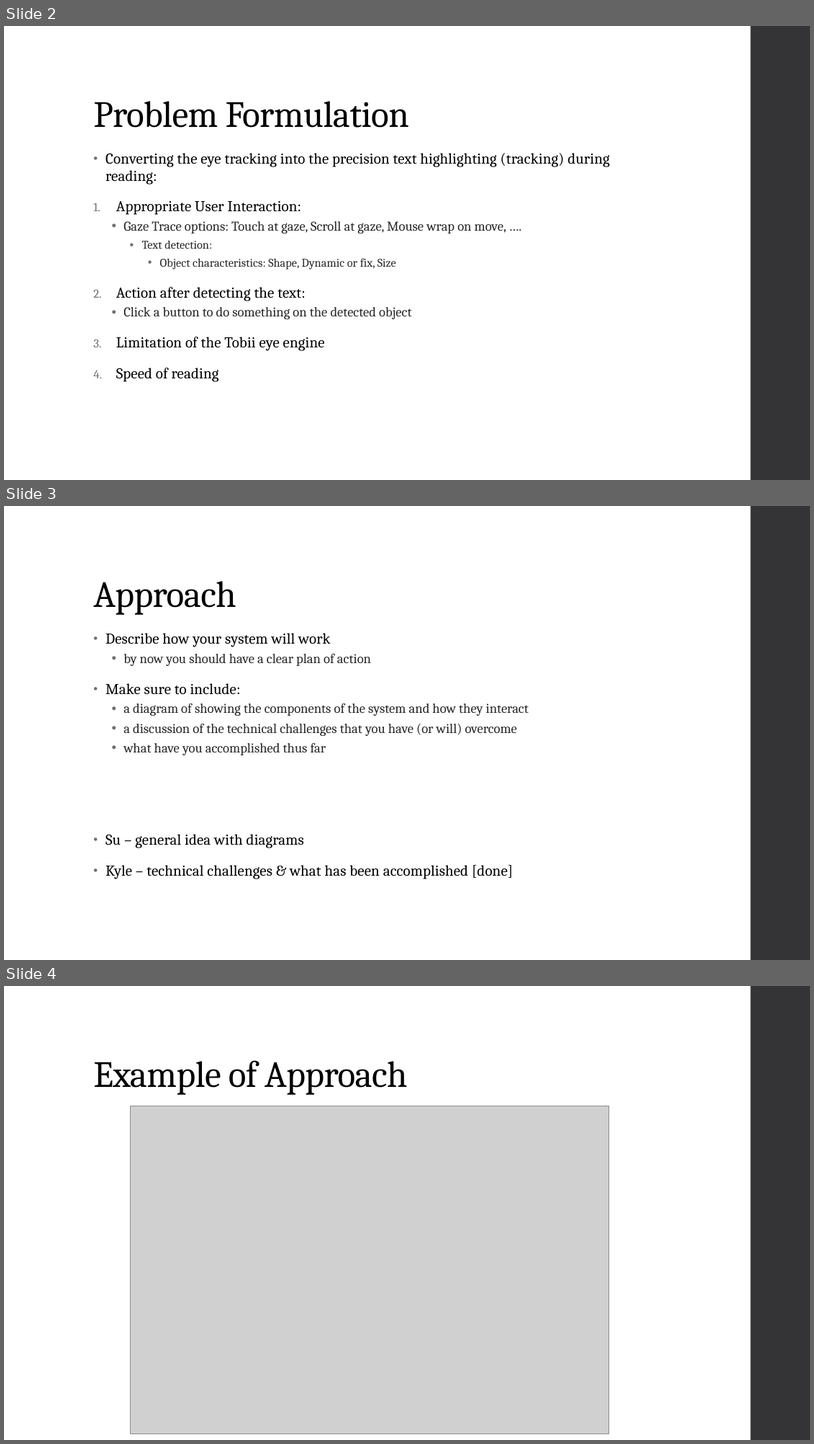
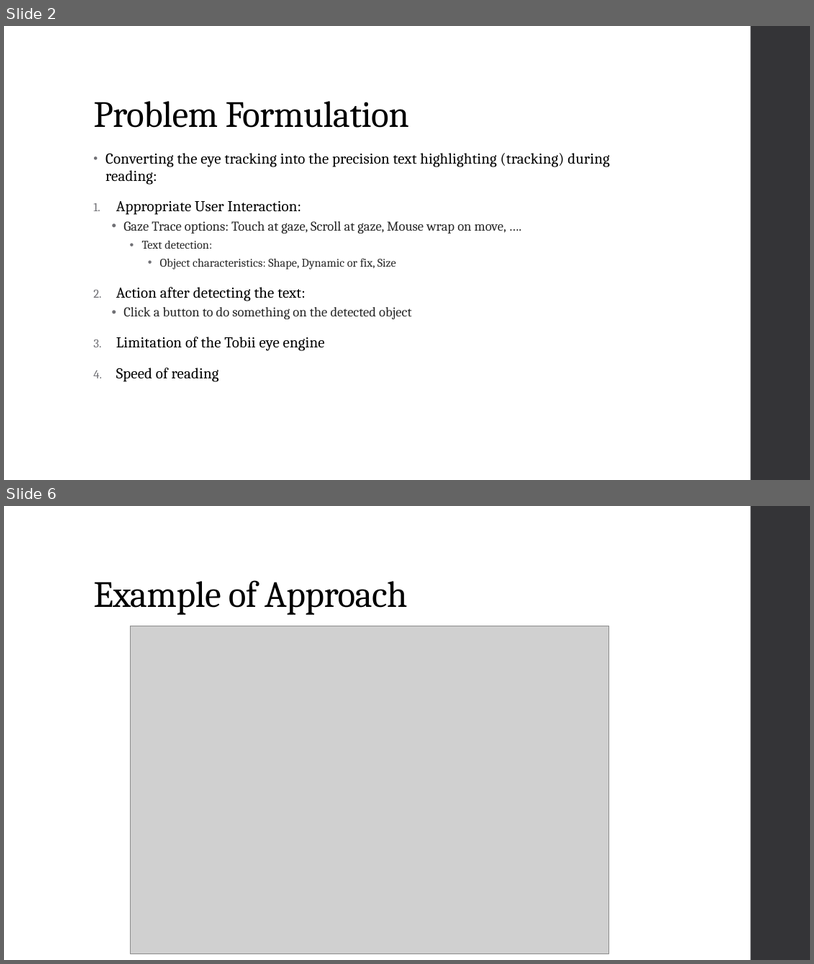
Before and after one commit to diederichk/StepCounter, a slide deck: MidtermPresentation/MidtermPresentation.pptx. Shown one above the other, each under a label of ours: slides 2, 3 and 4 before the commit, slides 2 and 6 after it; the slides between them are not shown. The pictures are 814x1444 and 814x964 pixels, drawn with LibreOffice and Linux fonts; fonts in the diff are those of the drawing; grey boxes stand for pictures. Boxes give left, top, right and bottom in pixels: in the first picture for what was removed or moved away, otherwise in the second. Text is boxed around its words. In the diff, an @@ line names an element or a change of style, - is before the commit and + after.

```diff
--- a/MidtermPresentation/MidtermPresentation.pptx
+++ b/MidtermPresentation/MidtermPresentation.pptx
@@ slide 3 removed at [4, 506, 810, 960], background #FFFFFF; not listed: 1 template element that a slide beside it also shows @@
@@ title removed at [93, 581, 237, 615] @@
-Approach
@@ text removed at [106, 633, 529, 879] @@
-• Describe how your system will work
-  • by now you should have a clear plan of action
-• Make sure to include:
-  • a diagram of showing the components of the system and how they interact
-  • a discussion of the technical challenges that you have (or will) overcome
-  • what have you accomplished thus far
-• Su – general idea with diagrams
-• Kyle – technical challenges & what has been accomplished [done]
@@ what was slide 4 is now slide 6 @@
```
Also in this commit, not shown: 1 slide changed, 3 slides added, 2 other files.
